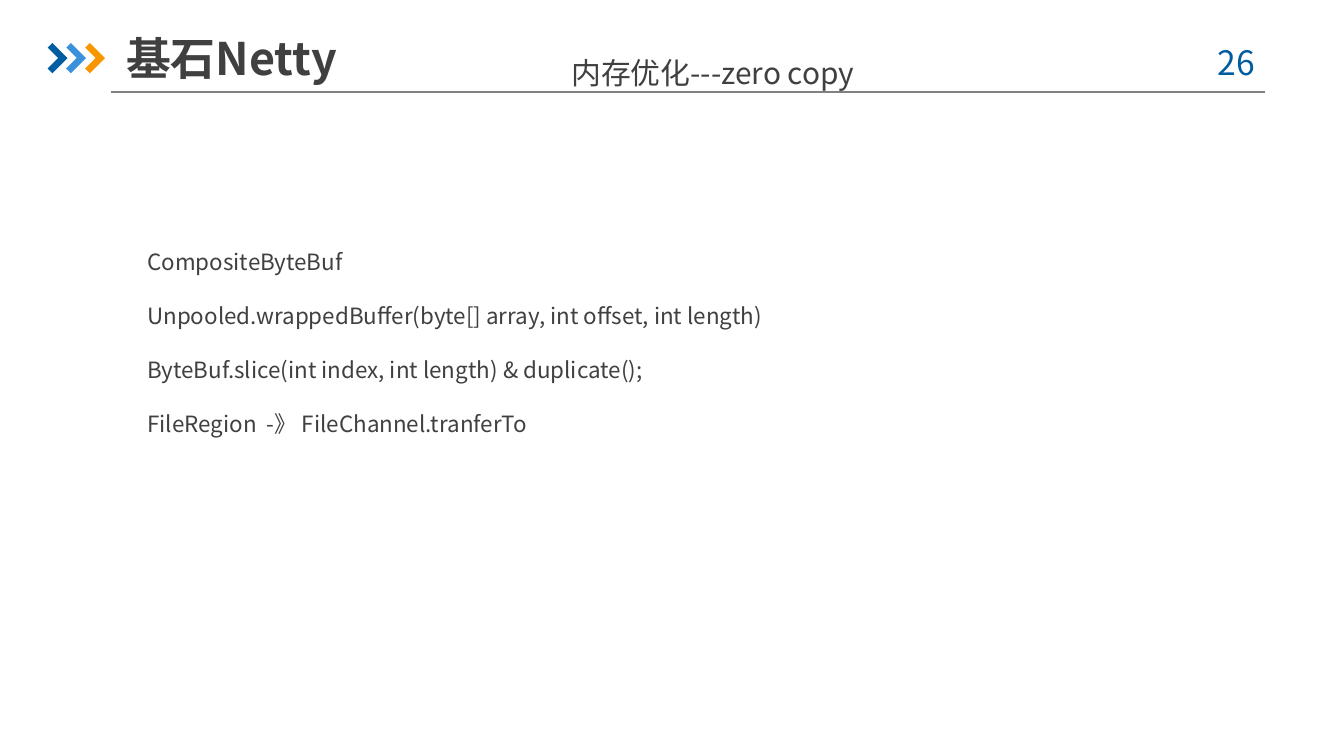
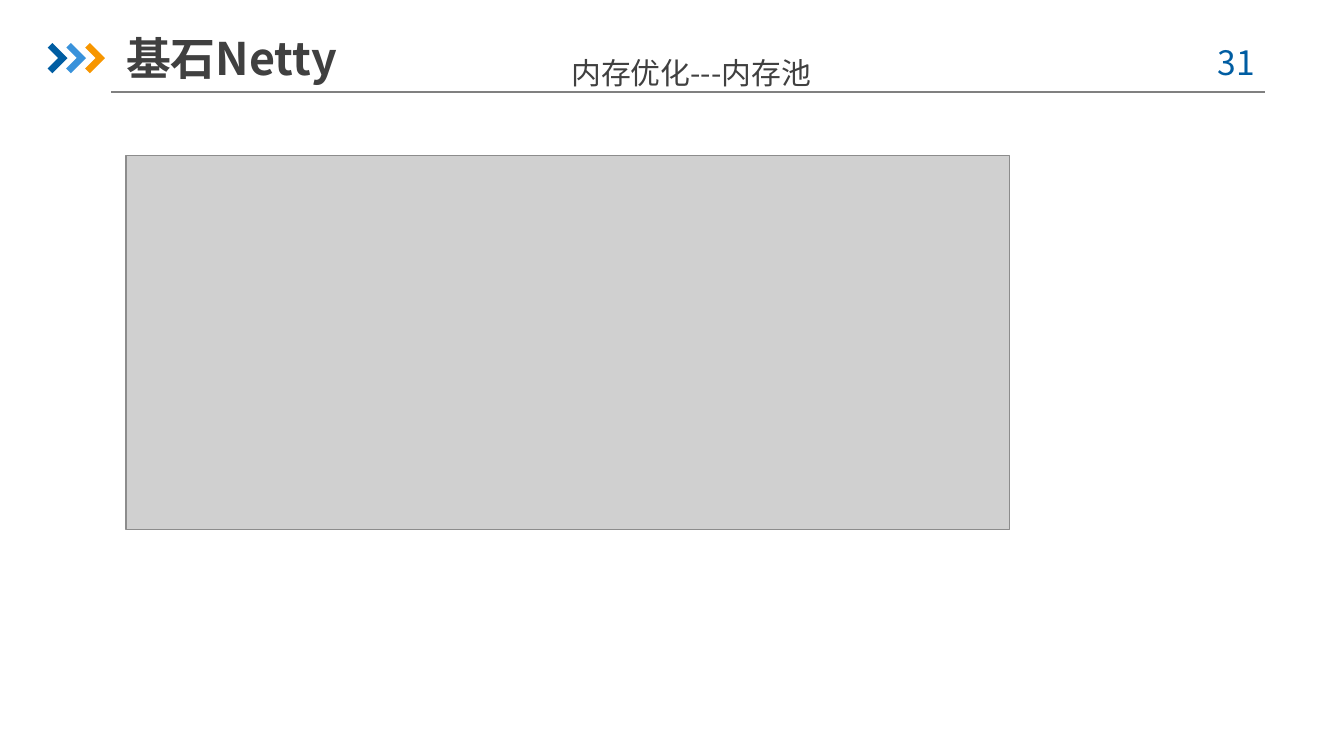
Before and after one commit to yizhou136/springcloudgateway, a slide deck: slide 31 of src/main/doc/SpringCloudGateway框架分析-周国宝.pptx (slide 26 before the commit). Drawn at 1344x756 pixels with LibreOffice and Linux fonts; fonts in the diff are those of the drawing; grey boxes stand for pictures; background and template pictures are left out. Boxes give left, top, right and bottom in pixels: in the first picture for what was removed or moved away, otherwise in the second. Text is boxed around its words. In the diff, an @@ line names an element or a change of style, - is before the commit and + after.

```diff
--- a/src/main/doc/SpringCloudGateway框架分析-周国宝.pptx
+++ b/src/main/doc/SpringCloudGateway框架分析-周国宝.pptx
@@ text at box(571, 59, 811, 92): text changed @@
-内存优化---zero copy
+内存优化---内存池
@@ page number at box(1218, 50, 1255, 76): text changed @@
-26
+31
@@ picture added at box(126, 156, 1009, 530) @@
@@ text removed at box(147, 252, 762, 437) @@
-CompositeByteBuf
-Unpooled.wrappedBuffer(byte[] array, int offset, int length)
-ByteBuf.slice(int index, int length) & duplicate();
-FileRegion -》 FileChannel.tranferTo
```
Also in this commit, not shown: 19 other slides changed, 11 slides added, 6 slides removed, 6 other files.
